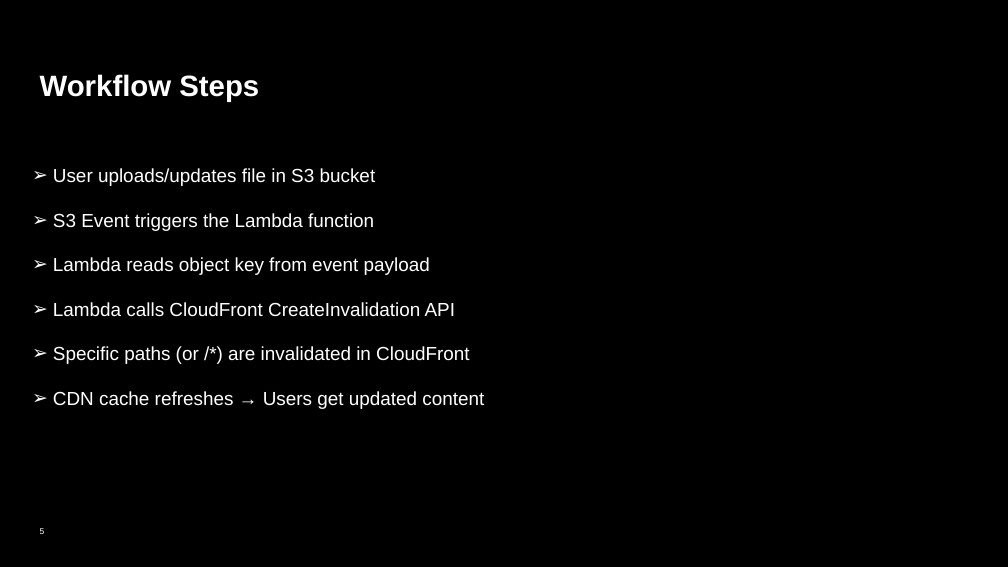
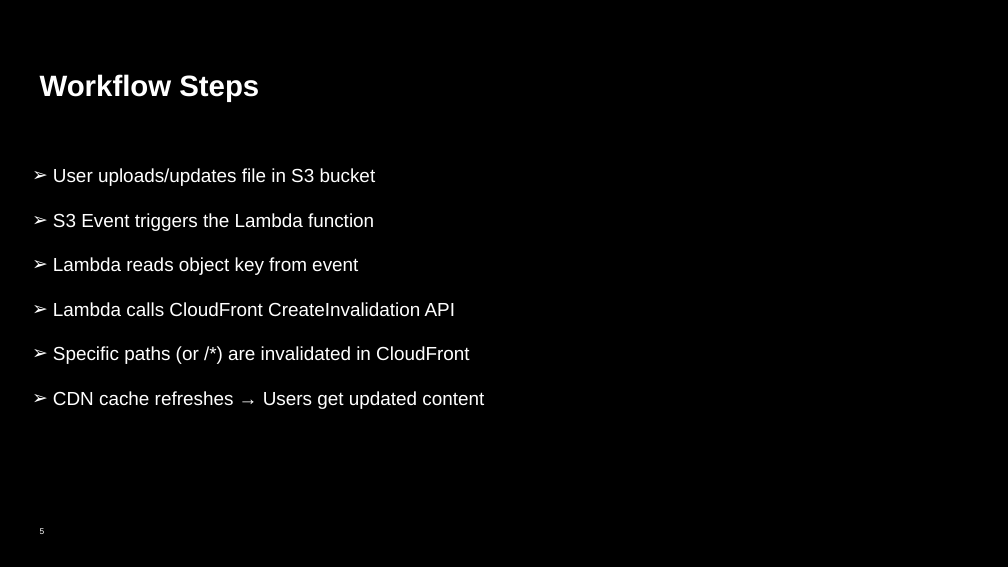
Before and after one commit to deepakrajatech/S3CFInvalidation, a slide deck: slide 5 of Cloudfront_Invalidation.pptx. Drawn at 1008x567 pixels with LibreOffice and Linux fonts; fonts in the diff are those of the drawing; background and template pictures are left out. Boxes give left, top, right and bottom in pixels: in the first picture for what was removed or moved away, otherwise in the second. Text is boxed around its words. In the diff, an @@ line names an element or a change of style, - is before the commit and + after.

```diff
--- a/Cloudfront_Invalidation.pptx
+++ b/Cloudfront_Invalidation.pptx
@@ text at (x1=53, y1=257, x2=358, y2=275): text changed @@
-➢ Lambda reads object key from event payload
+➢ Lambda reads object key from event
```
Also in this commit, not shown: 3 other slides changed, 2 slides added, 1 other file.
